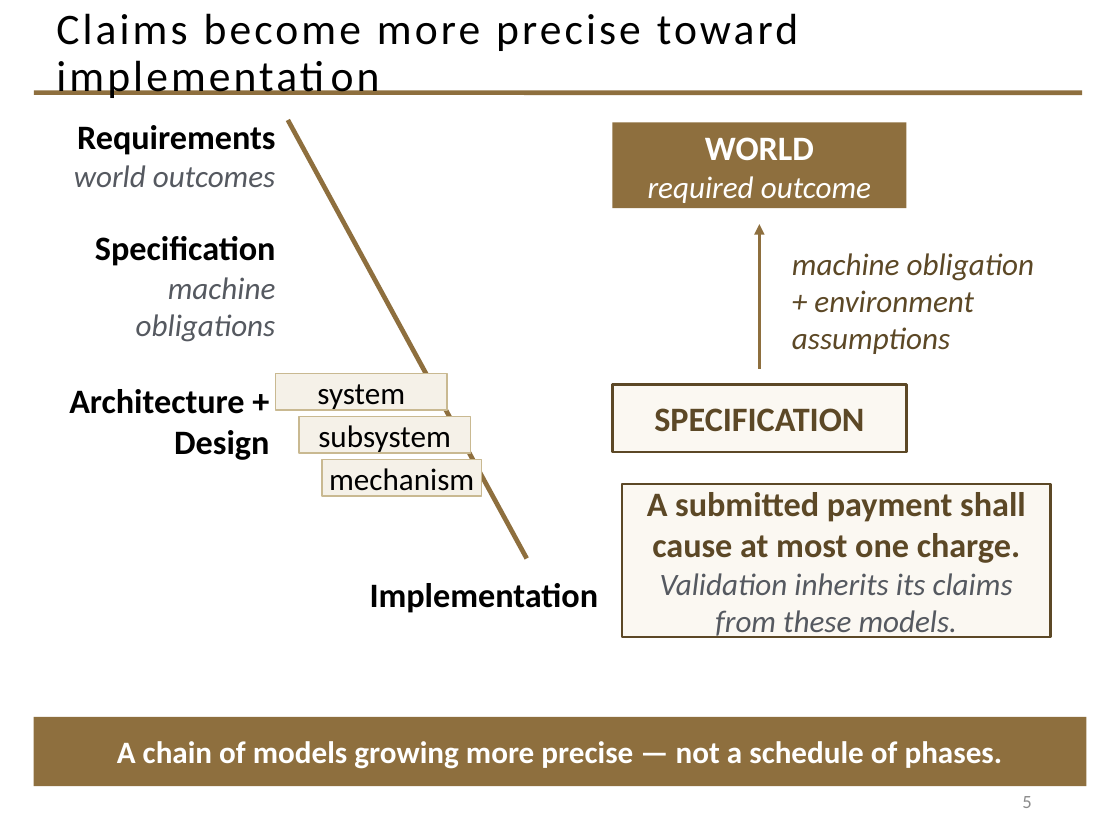
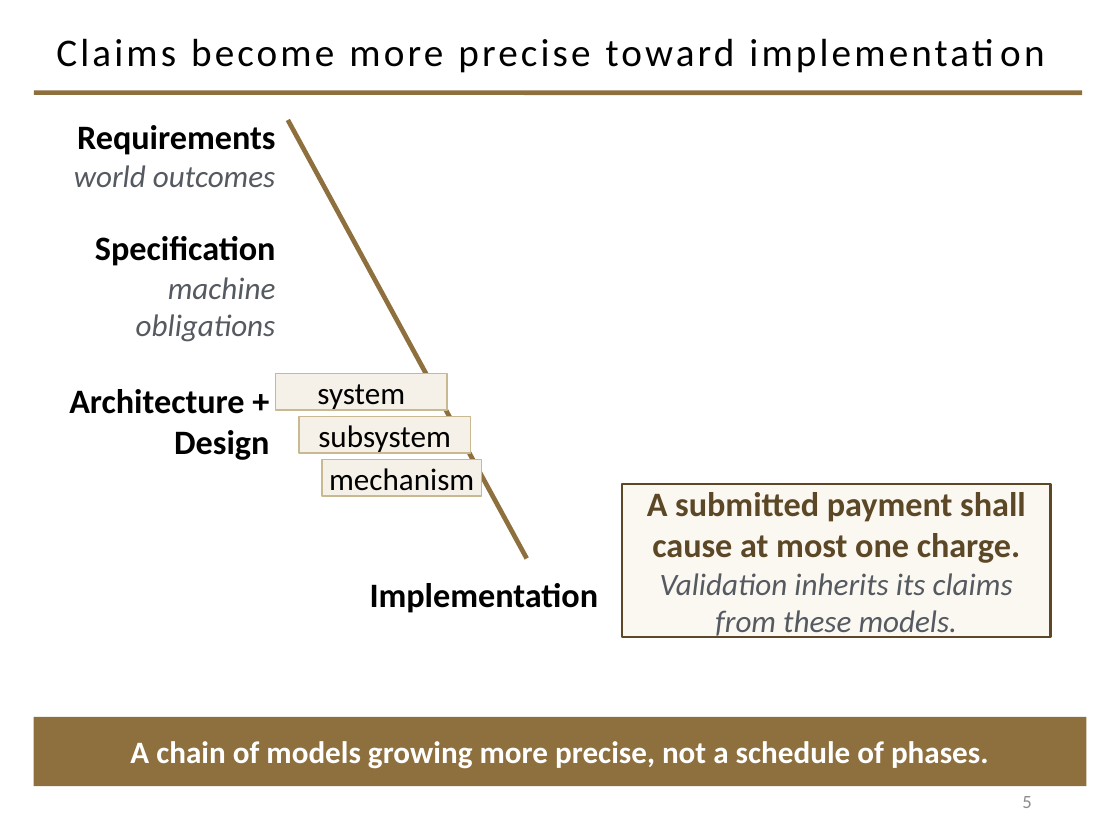
Before and after one commit to davisjam/model-based-agentic-software-engineering, a slide deck: slide 5 of course/lectures/act-1-foundations/08-validation/1-8-Validation.pptx. Drawn at 1120x840 pixels with LibreOffice and Linux fonts; fonts in the diff are those of the drawing; background and template pictures are left out. Boxes give left, top, right and bottom in pixels: in the first picture for what was removed or moved away, otherwise in the second. Text is boxed around its words. In the diff, an @@ line names an element or a change of style, - is before the commit and + after.

```diff
--- a/course/lectures/act-1-foundations/08-validation/1-8-Validation.pptx
+++ b/course/lectures/act-1-foundations/08-validation/1-8-Validation.pptx
@@ title "Claims become more precise toward ..." at [56,38,735,73]: size 28 to 25.2 pt @@
@@ rectangle removed at [613,122,906,208] @@
-WORLD
-required outcome
@@ arrow removed from (759, 368) to (759, 224) @@
@@ text removed at [792,253,1035,354] @@
-machine obligation
-+ environment assumptions
@@ rectangle removed at [613,384,906,451] @@
-SPECIFICATION
@@ text in rectangle at [130,741,989,769]: text changed @@
-A chain of models growing more precise — not a schedule of phases.
+A chain of models growing more precise, not a schedule of phases.
```
Also in this commit, not shown: 30 other slides changed.
